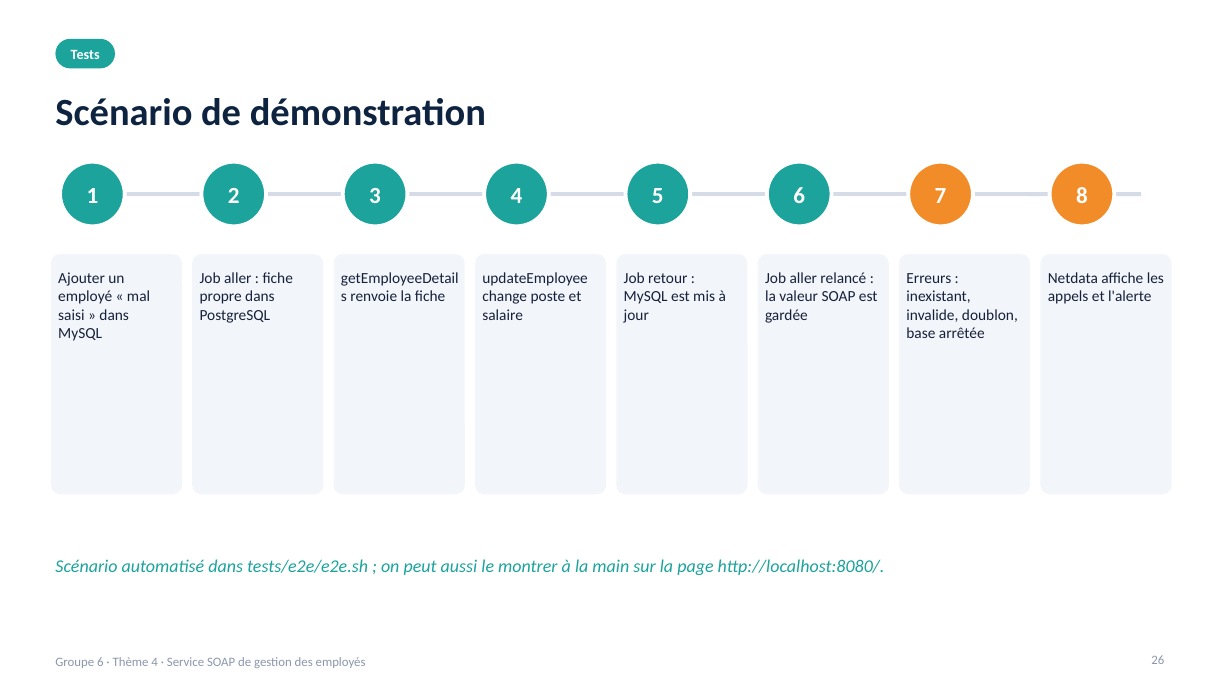
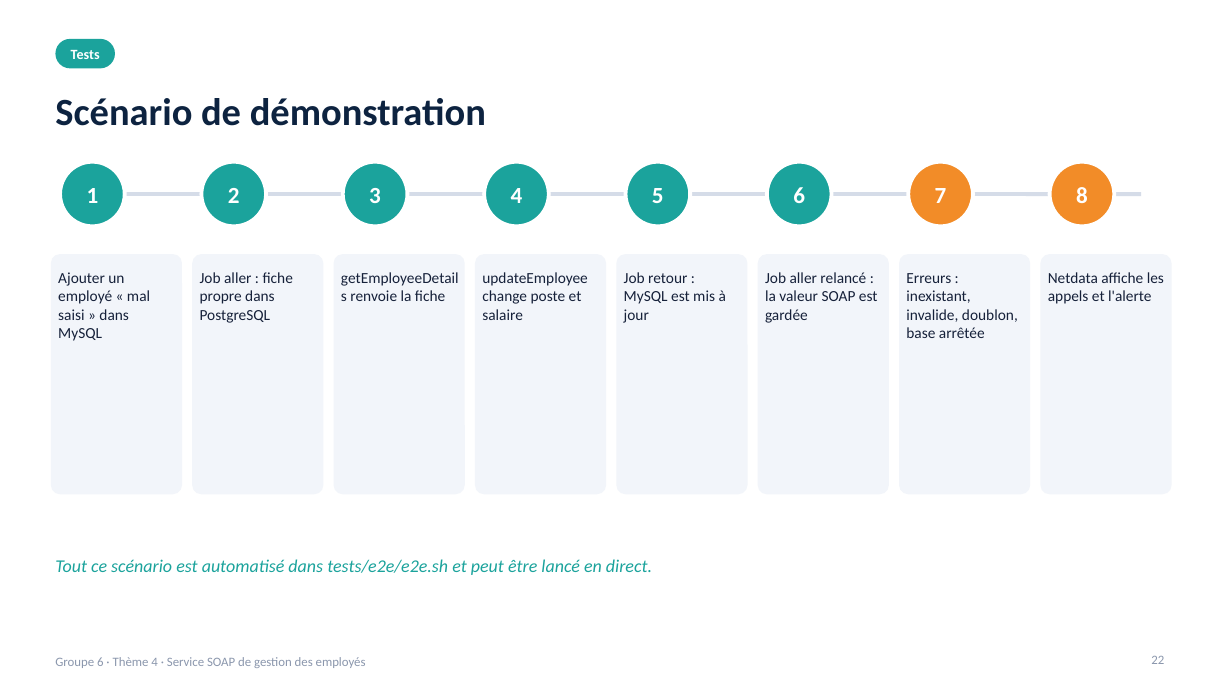
Before and after one commit to malickabdoul/employee-soap-servic, a slide deck: slide 22 of presentation/presentation-theme4-groupe6.pptx (slide 26 before the commit). Drawn at 1232x693 pixels with LibreOffice and Linux fonts; fonts in the diff are those of the drawing; background and template pictures are left out. Boxes give left, top, right and bottom in pixels: in the first picture for what was removed or moved away, otherwise in the second. Text is boxed around its words. In the diff, an @@ line names an element or a change of style, - is before the commit and + after.

```diff
--- a/presentation/presentation-theme4-groupe6.pptx
+++ b/presentation/presentation-theme4-groupe6.pptx
@@ text at (55,559,652,575): text changed @@
-Scénario automatisé dans tests/e2e/e2e.sh ; on peut aussi le montrer à la main sur la page http://localhost:8080/.
+Tout ce scénario est automatisé dans tests/e2e/e2e.sh et peut être lancé en direct.
@@ page number at (1151,656,1164,664): text changed @@
-26
+22
```
Also in this commit, not shown: 6 other slides changed, 4 slides removed.
